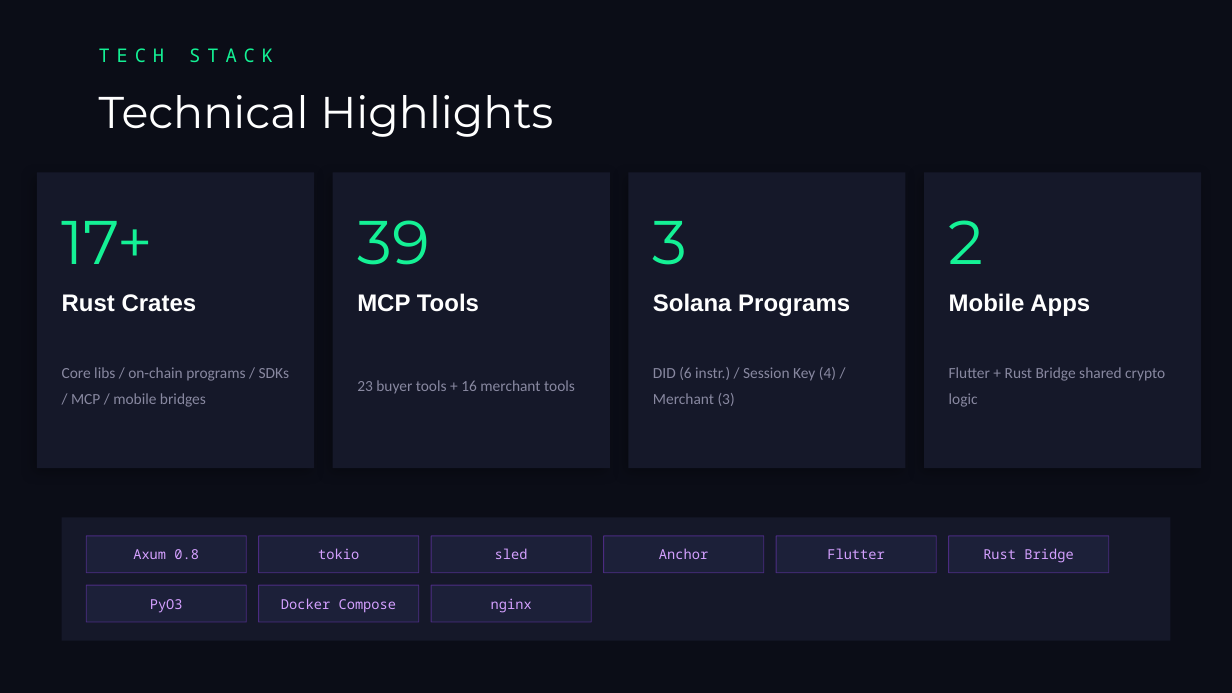
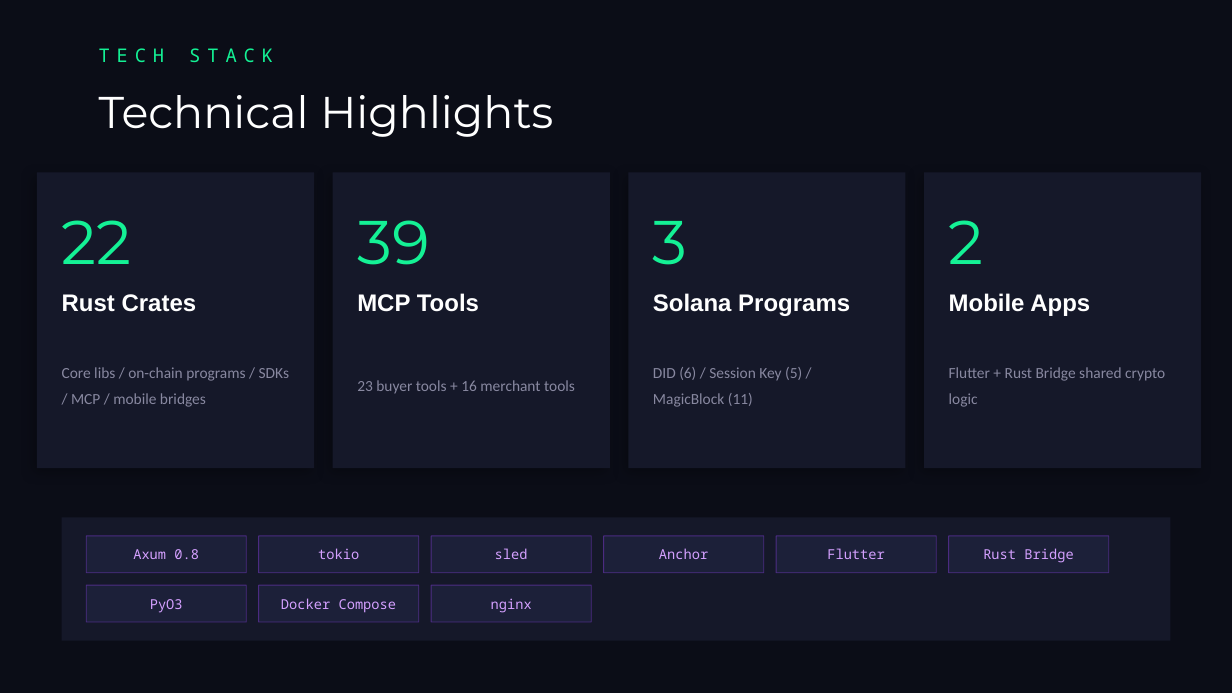
Before and after one commit to bamaao/ignite-pay, a slide deck: slide 12 of IgnitePay-Demo-EN.pptx (slide 11 before the commit). Drawn at 1232x693 pixels with LibreOffice and Linux fonts; fonts in the diff are those of the drawing. Boxes give left, top, right and bottom in pixels: in the first picture for what was removed or moved away, otherwise in the second. Text is boxed around its words. In the diff, an @@ line names an element or a change of style, - is before the commit and + after.

```diff
--- a/IgnitePay-Demo-EN.pptx
+++ b/IgnitePay-Demo-EN.pptx
@@ text at (x1=62, y1=220, x2=132, y2=264): text changed @@
-17+
+22
@@ text at (x1=653, y1=367, x2=802, y2=407): text changed @@
-DID (6 instr.) / Session Key (4) / Merchant (3)
+DID (6) / Session Key (5) / MagicBlock (11)
```
Also in this commit, not shown: 4 other slides changed, 1 slide added, 5 other files.
